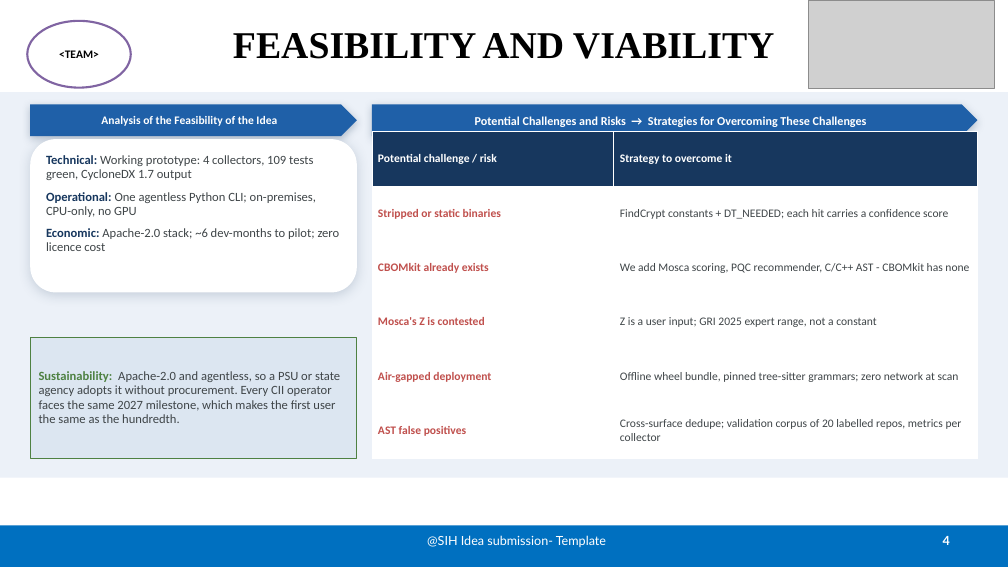
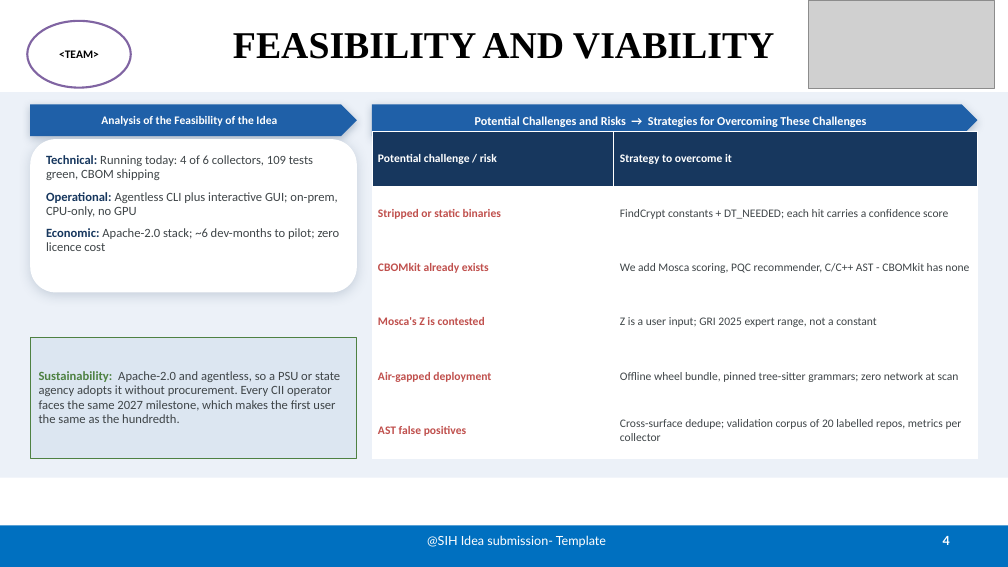
Before and after one commit to RohanExploit/q-darpan, a slide deck: slide 4 of deck/SIH2026_SIH26164_Q-DARPAN.pptx. Drawn at 1008x567 pixels with LibreOffice and Linux fonts; fonts in the diff are those of the drawing; grey boxes stand for pictures. Boxes give left, top, right and bottom in pixels: in the first picture for what was removed or moved away, otherwise in the second. Text is boxed around its words. In the diff, an @@ line names an element or a change of style, - is before the commit and + after.

```diff
--- a/deck/SIH2026_SIH26164_Q-DARPAN.pptx
+++ b/deck/SIH2026_SIH26164_Q-DARPAN.pptx
@@ text in rounded rectangle at [46, 155, 337, 217]: text changed @@
-Technical: Working prototype: 4 collectors, 109 tests green, CycloneDX 1.7 output
-Operational: One agentless Python CLI; on-premises, CPU-only, no GPU
+Technical: Running today: 4 of 6 collectors, 109 tests green, CBOM shipping
+Operational: Agentless CLI plus interactive GUI; on-prem, CPU-only, no GPU
```
Also in this commit, not shown: 3 other slides changed.
